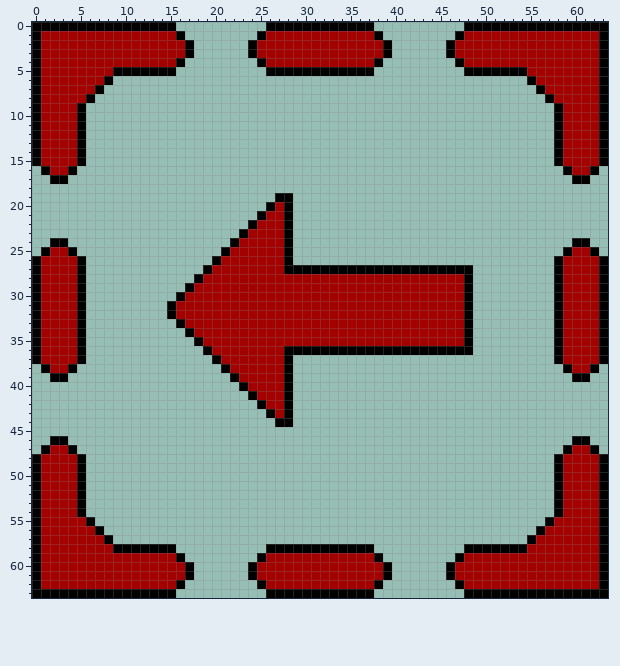
File history of a pixel-art sprite, PhaserGame/Assets/Sprites/redBlock-Off.png. Above: the version before the commit.
The file is 64x64 pixels. Colours within 5 levels of each other are drawn and written as one.
The same view after the edit:
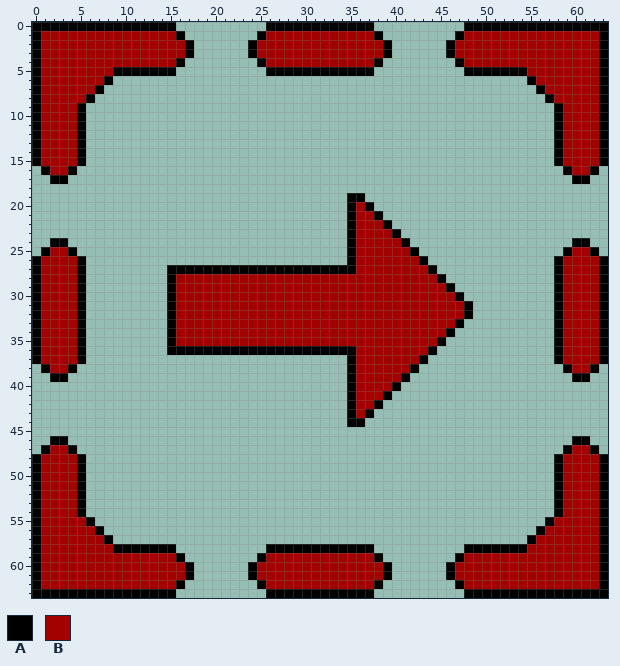
Palette (. is transparent): A #000000  B #a30100
The exact change:
Changed rows in their new state; - is an unchanged pixel.
first column x 15:
19 ------------..------AA------------
20 -----------...------ABA-----------
21 ----------....------ABBA----------
22 ---------.....------ABBBA---------
23 --------......------ABBBBA--------
24 -------.......------ABBBBBA-------
25 ------........------ABBBBBBA------
26 -----.........------ABBBBBBBA-----
27 AAAA-AAAAAAAA--------BBBBBBBB-....
28 ABBB--------------------------A...
29 ABB----------------------------A..
30 AB------------------------------A.
33 AB------------------------------A.
34 ABB----------------------------A..
35 ABBB--------------------------A...
36 AAAA-AAAAAAAA--------BBBBBBBB-....
37 -----.........------ABBBBBBBA-----
38 ------........------ABBBBBBA------
39 -------.......------ABBBBBA-------
40 --------......------ABBBBA--------
41 ---------.....------ABBBA---------
42 ----------....------ABBA----------
43 -----------...------ABA-----------
44 ------------..------AA------------
Boxes around the changes in both pictures, in picture pixels (x1, y1, x2, y2):
changed: (167, 193, 293, 427)
changed: (347, 193, 473, 427)
